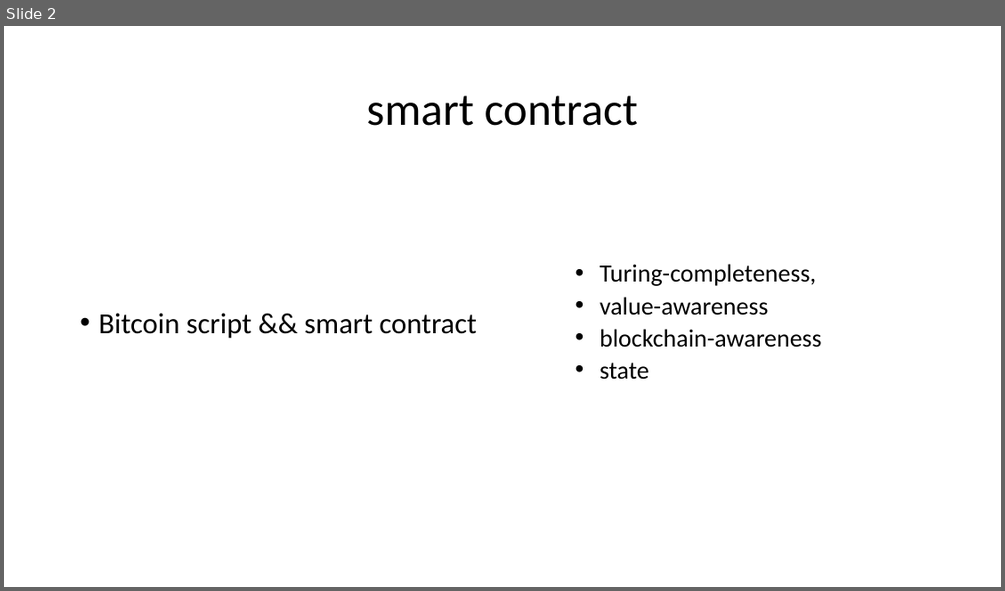
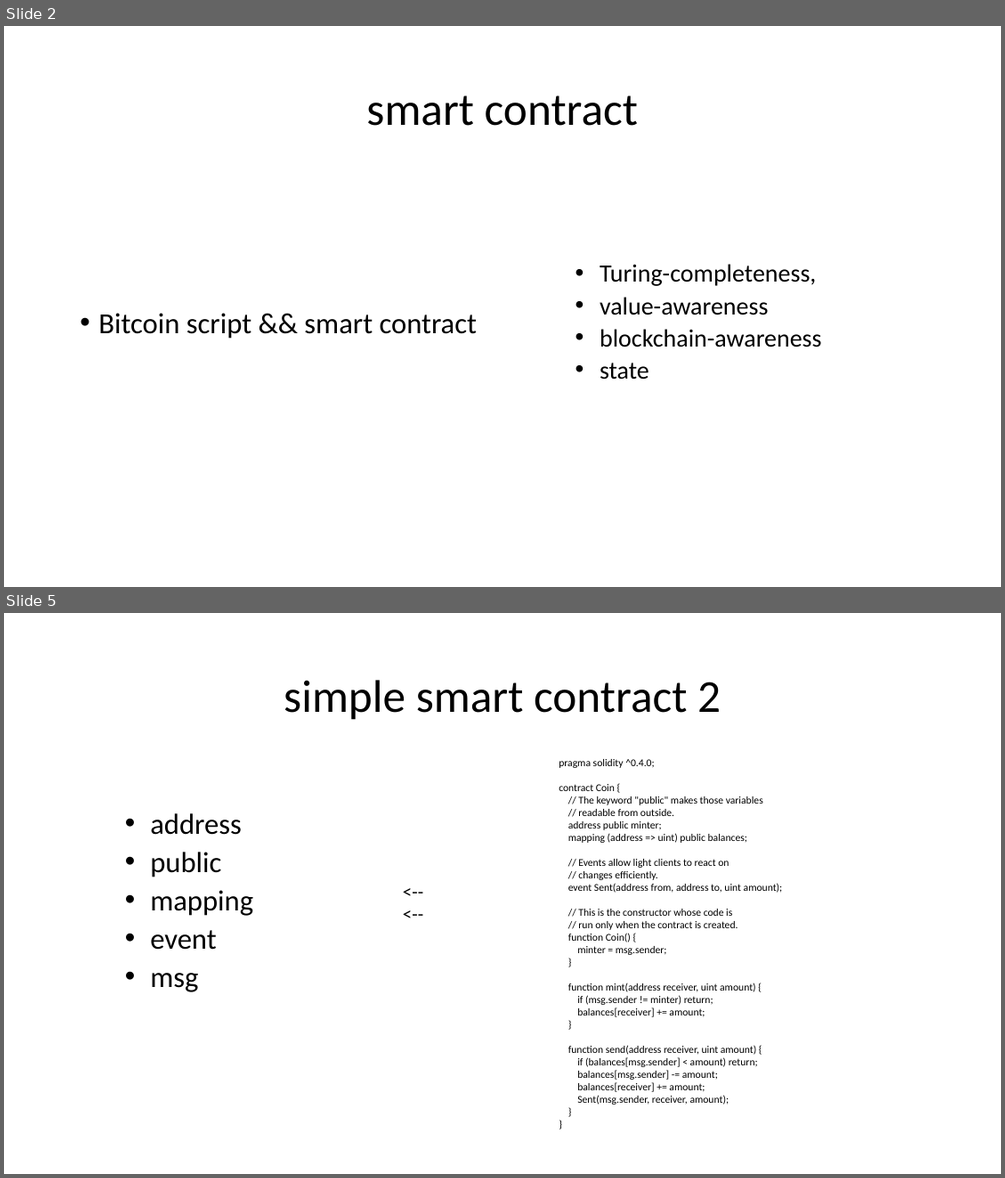
Before and after one commit to kaikai1024/ethereum-me, a slide deck: contract_me.pptx. Shown one above the other, each under a label of ours: slide 2 before the commit, slides 2 and 5 after it; the slides between them are not shown. The pictures are 1005x591 and 1005x1178 pixels, drawn with LibreOffice and Linux fonts; fonts in the diff are those of the drawing. Boxes give left, top, right and bottom in pixels: in the first picture for what was removed or moved away, otherwise in the second. Text is boxed around its words. In the diff, an @@ line names an element or a change of style, - is before the commit and + after.

```diff
--- a/contract_me.pptx
+++ b/contract_me.pptx
@@ slide 5 added at <box>4,613,1001,1174</box>, background #FFFFFF @@
@@ title added at <box>283,680,720,720</box>, 44 pt, text #000000 @@
+simple smart contract 2
@@ text added at <box>558,759,783,1104</box>, 10 pt, text #000000 @@
+pragma solidity ^0.4.0;
+contract Coin {
+// The keyword "public" makes those variables
+// readable from outside.
+address public minter;
+mapping (address => uint) public balances;
+// Events allow light clients to react on
+// changes efficiently.
+event Sent(address from, address to, uint amount);
+// This is the constructor whose code is
+// run only when the contract is created.
+function Coin() {
+minter = msg.sender;
+}
+function mint(address receiver, uint amount) {
+if (msg.sender != minter) return;
+balances[receiver] += amount;
+}
+function send(address receiver, uint amount) {
+if (balances[msg.sender] < amount) return;
+balances[msg.sender] -= amount;
+balances[receiver] += amount;
+Sent(msg.sender, receiver, amount);
+}
+}
@@ text added at <box>150,813,253,992</box>, 28 pt, text #000000 @@
+• address
+• public
+• mapping
+• event
+• msg
@@ text added at <box>395,876,463,928</box>, 18 pt, text #000000 @@
+<--
+<--
```
Also in this commit, not shown: 2 slides changed, 17 other slides added, 4 other files.
